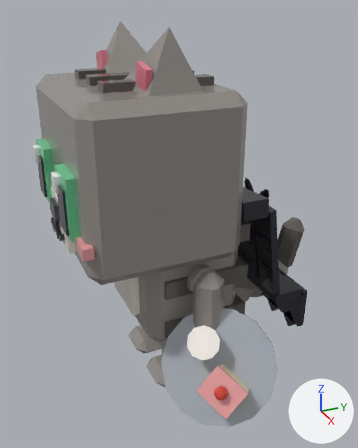
Renders of the glTF model assets/cat-cafe/exports/CatCafe_Cat_Binbag_Work.glb from each side of a commit.
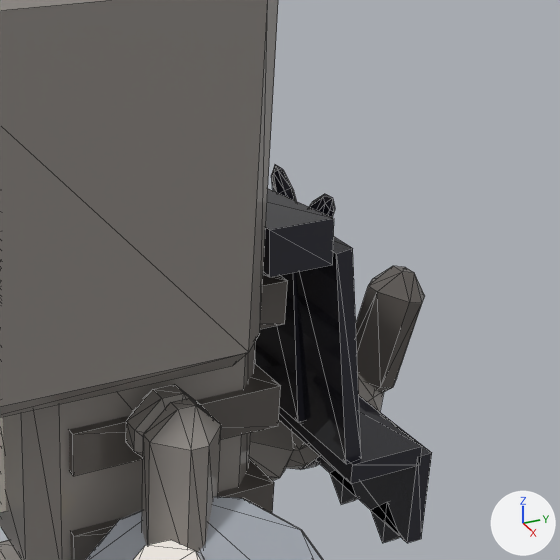
Each version appears first whole from a 50 mm lens placed at (2.282, -1.041, 2.033), pointed at (0.034, -0.03, 0.909), and next in a close-up on the part from 38% to 100% of the width and 25% to 74% of the height. Arrows for +X, +Y and +Z are at lower right; the lights stay in place. The last two pictures show the newer version. The close-ups show mesh edges as thin lines. Vertices at exactly the same position are counted once.

Script lines for the objects in view, before the commit:
```python
me_catcafe_cat_binbag_work_held_waiter = bpy.data.meshes.new('CatCafe_Cat_Binbag_Work_Held_Waiter')
me_catcafe_cat_binbag_work_held_waiter.from_pydata(...)  # 98 vertices, 176 faces; spans x -0.068..0.398, y -0.256..0.235, z -0.289..0.202
me_catcafe_cat_binbag_work_held_waiter.materials.append(mat_catcafe_palette)
me_catcafe_cat_binbag_work_legf1 = bpy.data.meshes.new('CatCafe_Cat_Binbag_Work_LegF1')
me_catcafe_cat_binbag_work_legf1.from_pydata(...)  # 48 vertices, 88 faces; spans x -0.086..0.086, y -0.1..0.081, z -0.404..0.057
me_catcafe_cat_binbag_work_legf1.materials.append(mat_catcafe_palette)
me_catcafe_cat_binbag_work_tail = bpy.data.meshes.new('CatCafe_Cat_Binbag_Work_Tail')
me_catcafe_cat_binbag_work_tail.from_pydata(...)  # 72 vertices, 132 faces; spans x -0.095..0.095, y -0.042..0.656, z -0.195..0.308
me_catcafe_cat_binbag_work_tail.materials.append(mat_catcafe_palette)
ob_catcafe_cat_binbag_work_held_waiter = bpy.data.objects.new('CatCafe_Cat_Binbag_Work_Held_Waiter', me_catcafe_cat_binbag_work_held_waiter)
ob_catcafe_cat_binbag_work_held_waiter.location = (0.451, -0.067, 0.437)
ob_catcafe_cat_binbag_work_legf1 = bpy.data.objects.new('CatCafe_Cat_Binbag_Work_LegF1', me_catcafe_cat_binbag_work_legf1)
ob_catcafe_cat_binbag_work_legf1.location = (0.451, -0.057, 0.779)
ob_catcafe_cat_binbag_work_tail = bpy.data.objects.new('CatCafe_Cat_Binbag_Work_Tail', me_catcafe_cat_binbag_work_tail)
ob_catcafe_cat_binbag_work_tail.location = (0.0, 0.19, 0.475)
# also in view: 'CatCafe_Cat_Binbag_Work_Head' at (0.0, -0.283, 1.292); 'CatCafe_Cat_Binbag_Work_Prop' at (0.0, 0.352, 0.703); 'CatCafe_Cat_Binbag_Work_Body' at (0.0, -0.066, 0.703)
```
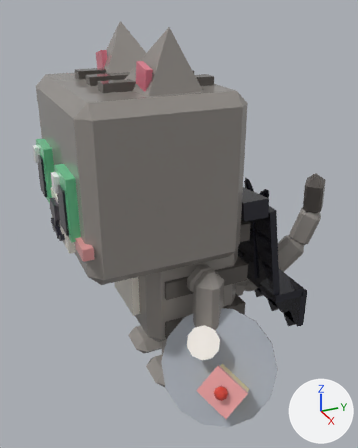
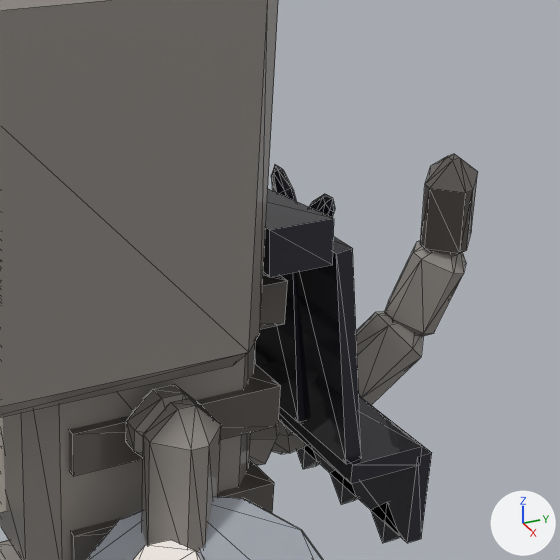
The change, as a diff of the scene's bpy script:
```diff
--- a/assets/cat-cafe/exports/CatCafe_Cat_Binbag_Work.glb.py
+++ b/assets/cat-cafe/exports/CatCafe_Cat_Binbag_Work.glb.py
@@ me_catcafe_cat_binbag_work_tail @@
 # used by ob_catcafe_cat_binbag_work_tail; location = (0.0, 0.19, 0.475)
-me_catcafe_cat_binbag_work_tail.from_pydata(...)  # 72 vertices, 132 faces; spans x -0.095..0.095, y -0.042..0.656, z -0.195..0.308
+me_catcafe_cat_binbag_work_tail.from_pydata(...)  # 120 vertices, 220 faces; spans x -0.109..0.166, y -0.037..0.724, z -0.148..0.628
+# me_catcafe_cat_binbag_work_tail part 1: the loose piece of 24 vertices spanning x -0.095..0.095, y -0.042..0.3, z -0.195..0.074 is rebuilt with 24 vertices and now spans x -0.109..0.099, y -0.037..0.258, z -0.148..0.09
+# me_catcafe_cat_binbag_work_tail part 2: the loose piece of 24 vertices spanning x -0.086..0.086, y 0.22..0.554, z -0.186..0.065 is rebuilt with 24 vertices and now spans x -0.101..0.09, y 0.185..0.476, z -0.14..0.082
+# me_catcafe_cat_binbag_work_tail part 3: the loose piece of 24 vertices spanning x -0.076..0.076, y 0.451..0.656, z -0.032..0.308 is rebuilt with 24 vertices and now spans x -0.079..0.107, y 0.404..0.639, z -0.041..0.199
+# me_catcafe_cat_binbag_work_tail part 4: a new loose piece of 24 vertices spanning x -0.04..0.135, y 0.538..0.724, z 0.125..0.41, in mat_catcafe_palette
+# me_catcafe_cat_binbag_work_tail part 5: a new loose piece of 24 vertices spanning x 0.005..0.166, y 0.561..0.721, z 0.345..0.628, in mat_catcafe_palette
 me_catcafe_cat_binbag_work_tail.materials.append(mat_catcafe_palette)
```

Pixel boxes [x1, y1, x2, y2] of what changed, in the close-ups (560 x 560 px):
'CatCafe_Cat_Binbag_Work_Tail', reshaped (30% wider, 44% taller)
    before: [249, 266, 425, 481]
    after: [249, 154, 478, 465]
part 1 of me_catcafe_cat_binbag_work_tail, rebuilt
    before: [249, 420, 295, 481]
    after: [249, 426, 280, 465]
part 2 of me_catcafe_cat_binbag_work_tail, rebuilt
    before: [286, 373, 384, 470]
    after: [271, 420, 307, 454]
part 3 of me_catcafe_cat_binbag_work_tail, rebuilt
    before: [356, 266, 425, 393]
    after: [356, 311, 423, 405]
part 4 of me_catcafe_cat_binbag_work_tail, added
    after: [385, 241, 466, 337]
part 5 of me_catcafe_cat_binbag_work_tail, added
    after: [420, 154, 478, 256]
